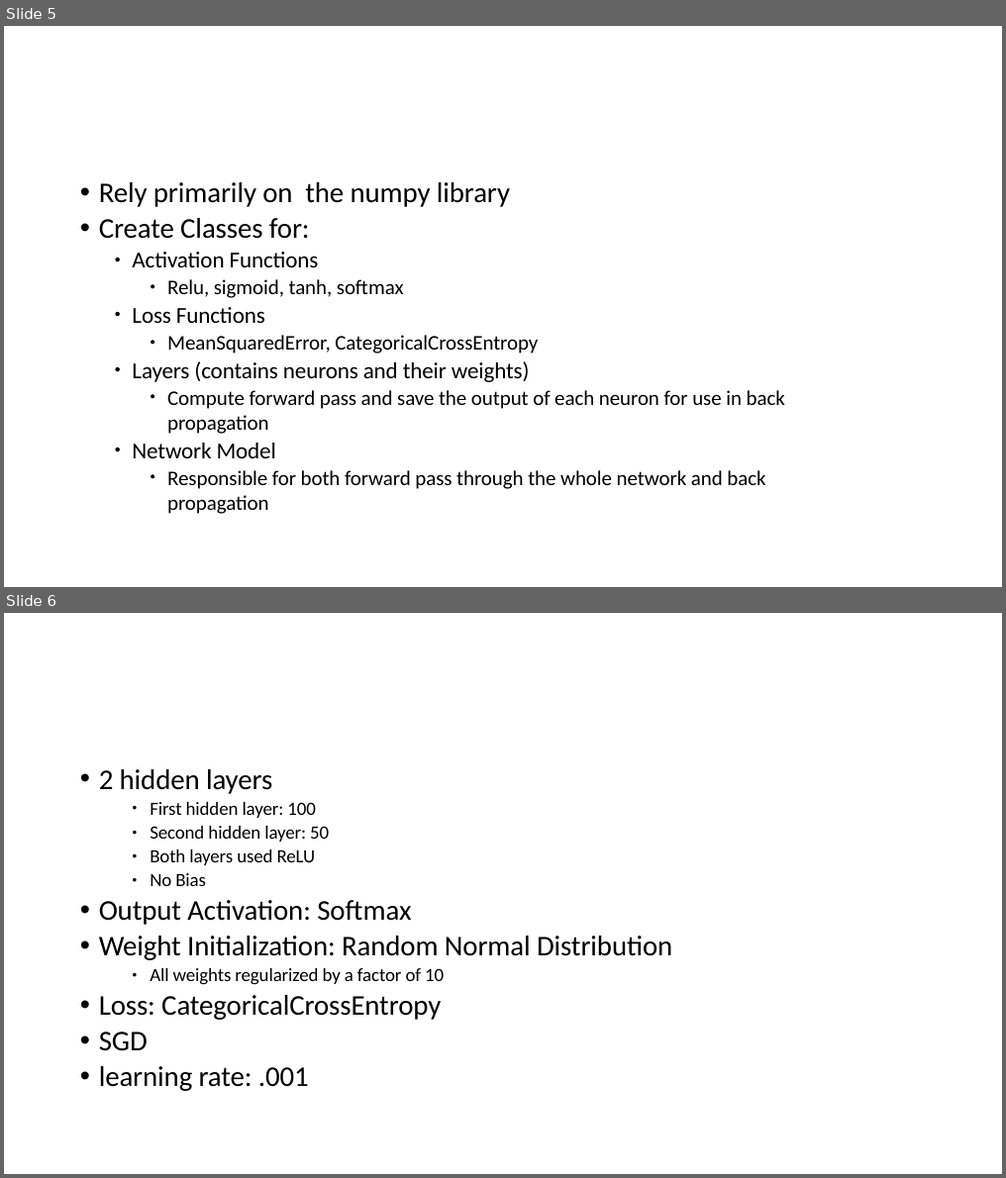
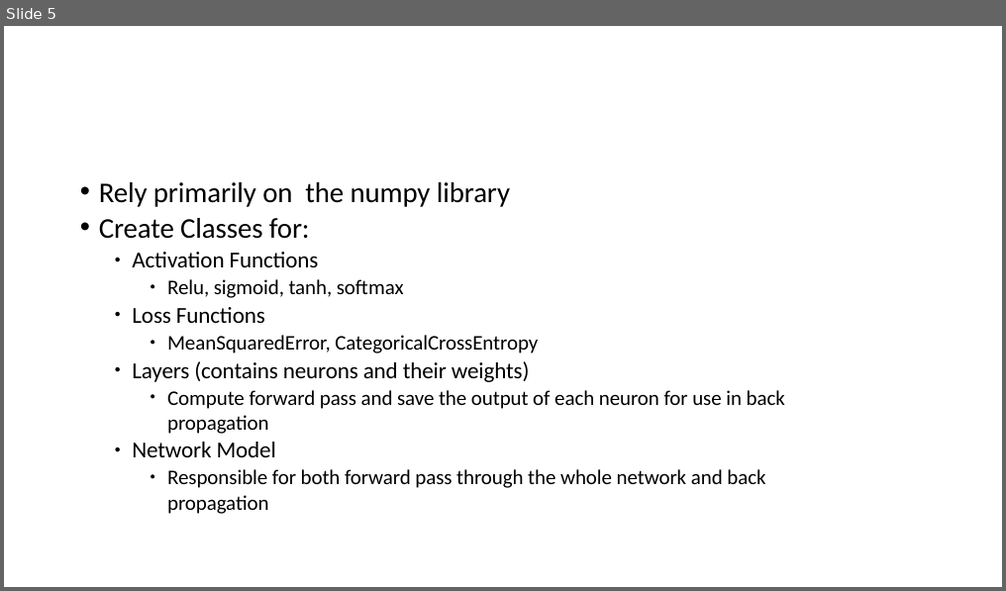
Before and after one commit to zpearson36/cs898, a slide deck: project/presentation.pptx. Shown one above the other, each under a label of ours: slides 5 and 6 before the commit, slide 5 after it. The pictures are 1006x1178 and 1006x591 pixels, drawn with LibreOffice and Linux fonts; fonts in the diff are those of the drawing; background and template pictures are left out. Boxes give left, top, right and bottom in pixels: in the first picture for what was removed or moved away, otherwise in the second. Text is boxed around its words. In the diff, an @@ line names an element or a change of style, - is before the commit and + after.

```diff
--- a/project/presentation.pptx
+++ b/project/presentation.pptx
@@ slide 6 removed at [4, 613, 1002, 1174], background picture (left out); not listed: 1 template element that a slide beside it also shows @@
@@ title removed at [245, 639, 835, 701] @@
-Proposed Method
@@ text removed at [99, 769, 672, 1091] @@
-• 2 hidden layers
-      ● First hidden layer: 100
-      ● Second hidden layer: 50
-      ● Both layers used ReLU
-      ● No Bias
-• Output Activation: Softmax
-• Weight Initialization: Random Normal Distribution
-      ● All weights regularized by a factor of 10
-• Loss: CategoricalCrossEntropy
-• SGD
-• learning rate: .001
```
Also in this commit, not shown: 5 slides changed, 8 slides added, 2 other slides removed.
